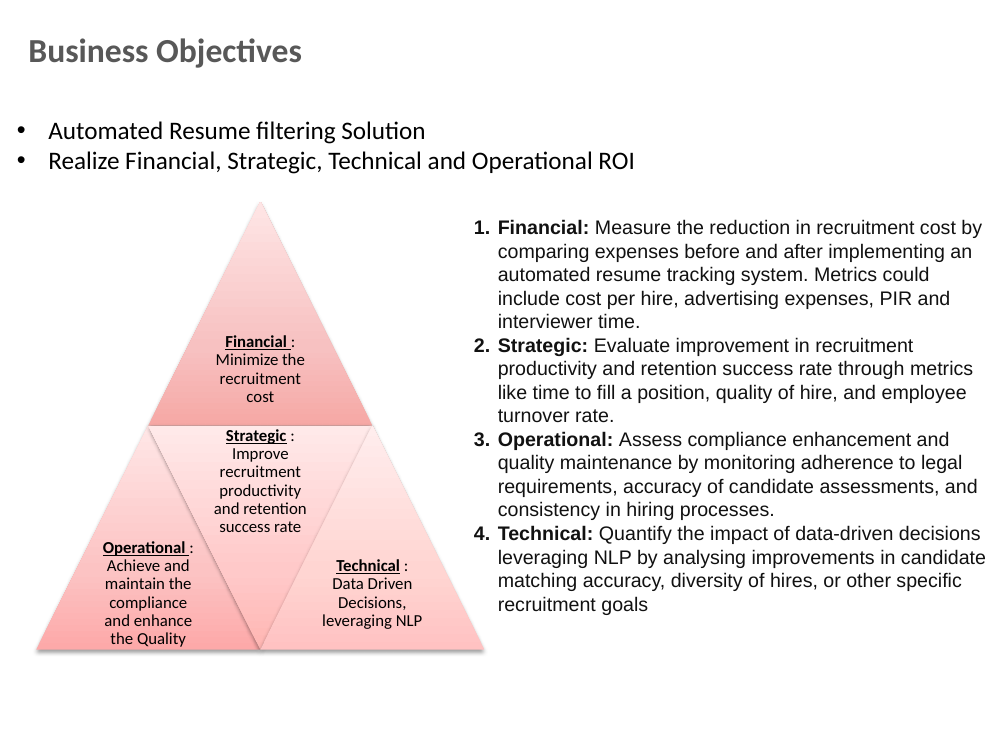
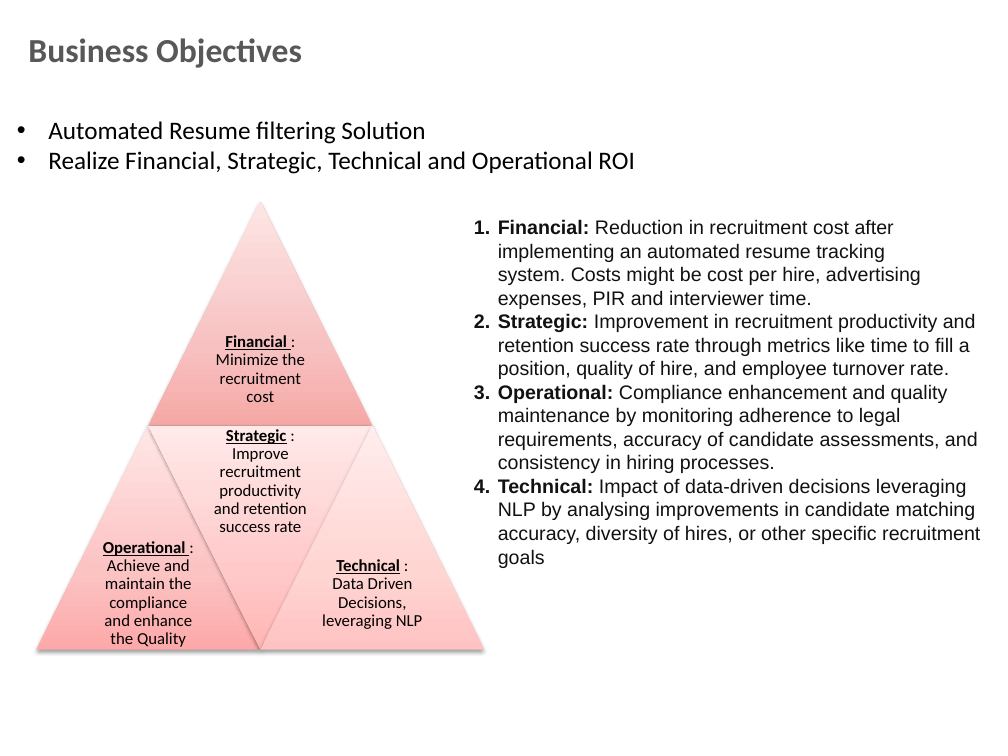
Before and after one commit to anirudhyadav/ISBG4FP1, a slide deck: slide 3 of Foundation_Project_G4__Final_Review_Trending_Jobs.pptx. Drawn at 1008x756 pixels with LibreOffice and Linux fonts; fonts in the diff are those of the drawing; background and template pictures are left out. Boxes give left, top, right and bottom in pixels: in the first picture for what was removed or moved away, otherwise in the second. Text is boxed around its words. In the diff, an @@ line names an element or a change of style, - is before the commit and + after.

```diff
--- a/Foundation_Project_G4__Final_Review_Trending_Jobs.pptx
+++ b/Foundation_Project_G4__Final_Review_Trending_Jobs.pptx
@@ text at (x1=498, y1=219, x2=980, y2=543): text changed @@
-1. Financial: Measure the reduction in recruitment cost by comparing expenses before and after implementing an automated resume tracking system. Metrics could include cost per hire, advertising expenses, PIR and interviewer time.
-2. Strategic: Evaluate improvement in recruitment productivity and retention success rate through metrics like time to fill a position, quality of hire, and employee turnover rate.
-3. Operational: Assess compliance enhancement and quality maintenance by monitoring adherence to legal requirements, accuracy of candidate assessments, and consistency in hiring processes.
-4. Technical: Quantify the impact of data-driven decisions leveraging NLP by analysing improvements in candidate matching accuracy, diversity of hires, or other specific recruitment goals
+1. Financial: Reduction in recruitment cost after implementing an automated resume tracking system. Costs might be cost per hire, advertising expenses, PIR and interviewer time.
+2. Strategic: Improvement in recruitment productivity and retention success rate through metrics like time to fill a position, quality of hire, and employee turnover rate.
+3. Operational: Compliance enhancement and quality maintenance by monitoring adherence to legal requirements, accuracy of candidate assessments, and consistency in hiring processes.
+4. Technical: Impact of data-driven decisions leveraging NLP by analysing improvements in candidate matching accuracy, diversity of hires, or other specific recruitment goals
```
Also in this commit, not shown: 5 other slides changed, 5 slides added, 2 slides removed, 2 other files.
